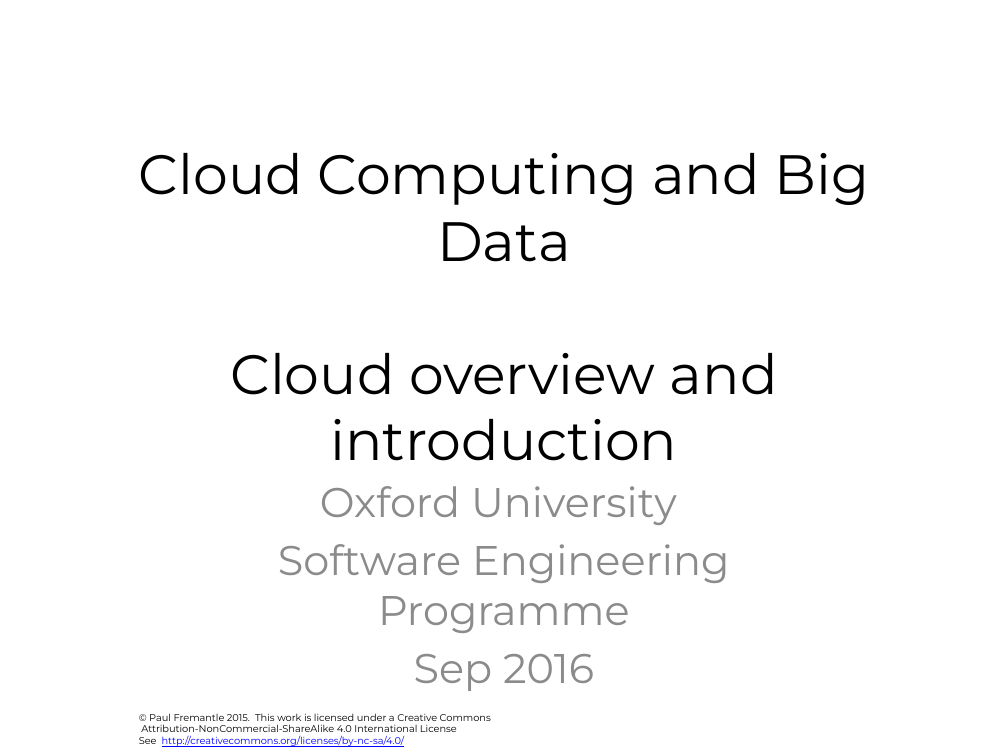
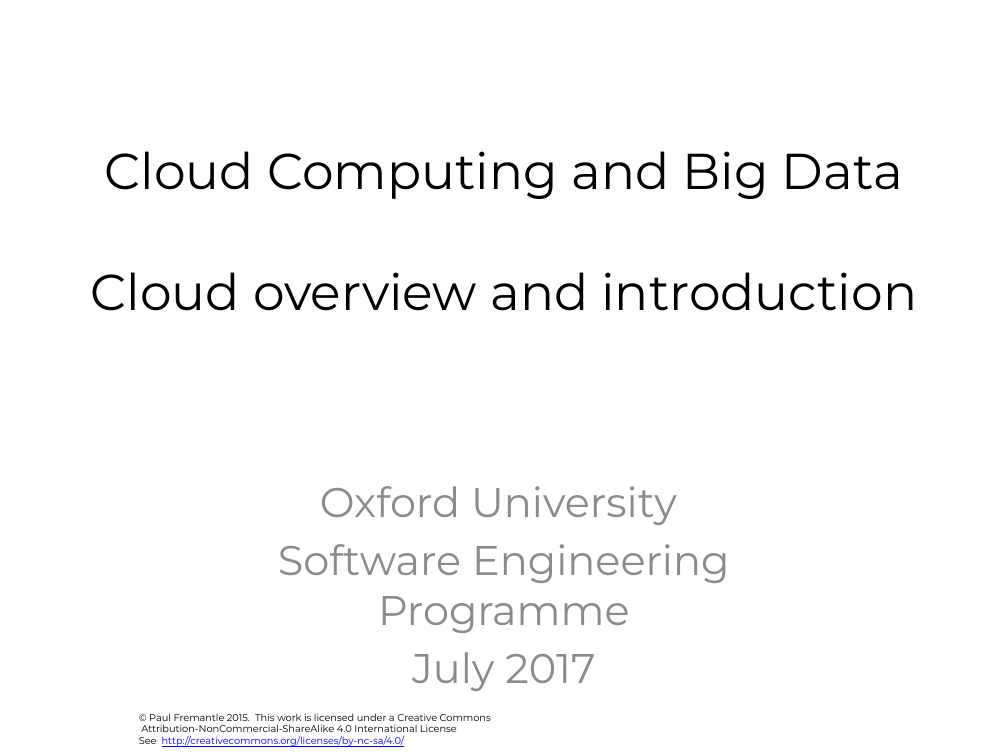
Before and after one commit to pzfreo/ox-clo, a slide deck: slide 1 of pres-source/01-cloud-overview.pptx. Drawn at 1008x756 pixels with LibreOffice and Linux fonts; fonts in the diff are those of the drawing; background and template pictures are left out. Boxes give left, top, right and bottom in pixels: in the first picture for what was removed or moved away, otherwise in the second. Text is boxed around its words. In the diff, an @@ line names an element or a change of style, - is before the commit and + after.

```diff
--- a/pres-source/01-cloud-overview.pptx
+++ b/pres-source/01-cloud-overview.pptx
@@ title "Cloud Computing and Big Data ..." at (91, 151, 917, 311): size 39.6 to 36 pt @@
@@ subtitle at (412, 652, 595, 691): text changed @@
-Sep 2016
+July 2017
```
Also in this commit, not shown: 24 other files.
